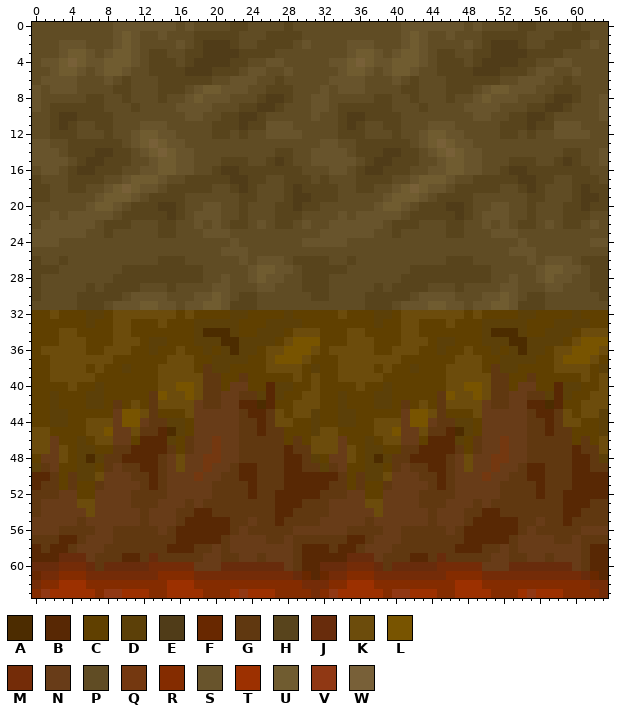
Pixel-art sprite, stored at enginefx/textures-32/pack009/earth_near_lava.png. This is how it looked before the edit.
The file is 64x64 pixels. Colours within 5 levels of each other are drawn and written as one.
Palette (. is transparent): A #4c2c00  B #582804  C #604000  D #5c4008  E #503c18  F #682800  G #603810  H #58441c  J #682c0c  K #6c4c0c  L #785400  M #742c08  N #683c18  P #604c24  Q #743810  R #842c00  S #68542c  T #9c3000  U #705c30  V #903814  W #786038
Pixels before (only the part around the change), first column x 25:
24 PPPPPSSSSSPPPPPPPPPPPPPPPPPPPSPPPPPPPSS
25 PPPPPPPPPPPPPPPPPPPPPPPPPPPPSSSPPPPPPPP
26 SSSPHHHHPPHPPPPPPPPPPHHHPPPPPPSPSSSPHHH
27 UUSSPHHHHHPPPPPPPHHHHHHHHHPPPPPSUUSSPHH
28 USSPPHHHPPPPPPPPHHHHHHHHHHPPSPPSUSSPPHH
29 SSPPPHHHPPPPPHPHHHHPPPHPPPPSSPPPSSPPPHH
30 PPPPPPHHPPPPHHHHHPSSSSPPPSSUSPHHPPPPPPH
31 PPPPPPPPPPPPHHHPSSSUUSSPSSUUSHHHPPPPPPP
32 CCCDCCCCCKCCCDDCKKKKKKKCKCCCCDDCCCCDCCC
33 CDDDDCCCCCCCCDCCKKCCCKCCCDDDDDCCCDDDDCC
34 DDDCKKKCCCKKCCCCKKCCCCCCCDAAADCCDDDCKKK
35 DDCKLLLCCCKKKCCCKKKCDDCCCDDDAADDDDCKLLL
36 CKKLLLKCKKKKKCCKKKCCDCCKCCDCDADDCKKLLLK
37 CKLLLKCCCKKKKKKKCCCCCCKKKCCDDDDCCKLLLKC
38 CKKKKCDCCKKKKCKCCDCCCKKKKCGDDCCCCKKKKCD
39 CCCCKCKCCKKKKKCCCCCCCKKKKKGGCCGCCCCCKCK
40 CBDDCCKCCCCKCCDCCCCCCKKLLKGGCNNCCBDDCCK
41 DBDCCKKCCDCCCDDCCCCCGLKKLKGGNNGGDBDCCKK
42 ABCCKKKCCDCCCDDCGCKCGKKKKNGGNNBBABCCKKK
43 BGKCKKDCCDDCCCCCNLLKGCCCKNNNNNGBBGKCKKD
44 BGKKCCDCCDDCCKKKNLLNGGDDCNNNNNGGBGKKCCD
45 BGGCCCDKKCCCCKKLNNKGGBADCNNNNNGGBGGCCCD
46 GGGCGCKKKNCCDCKKNNCBBBDCGNNQNNGGGGGCGCK
47 GGGBGGKKKNKCDDCCGGBBBBGCGNNQNNGGGGGBGGK
48 GGGBBGDCNNKCDADGGBBBBGNKNNQQNNGGGGGBBGD
49 GGGBBGGDGNCCDDCGNGGBBGNKNNQNNGBBGGGBBGG
50 GGGBBBBBBGCGDDKNNNGGBGNNNQNNGGBBGGGBBBB
51 GGGBBBBBGGCGCCGNNNNGBGNNNNNGGGGBGGGBBBB
52 GGBBBBBGGGNNCCNNNNGGGGNNNNNGGGGBGGBBBBB
53 GGBBBGGGNNNNKKNNNNGGGNNNGNGGGGGGGGBBBGG
54 GGBBGGGGNNNNNKNNNNNGNNNGGBBGGGGGGGBBGGG
55 GGBGGGGNNNNNGNNNNNNGNNNGBBBBBGGNGGBGGGG
After:
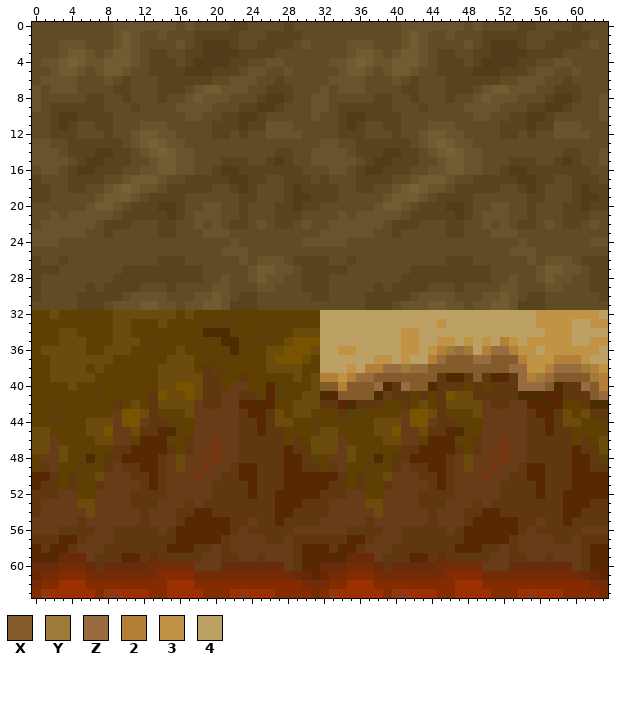
Colours new in this view: X #845c2c  Y #9c7c38  Z #986c40  2 #b48038  3 #c09444  4 #bca064
The commit says: Added dirt side near water/lava for textures missing them (#111)
Edits made:
y 32: x 32..63 CCKCCCDDCKKKKKKKCKCCCCDDCCCCDCCC -> 44444444444444444444444433333334
y 33: x 32..63 CCCCCCDCCKKCCCKCCCDDDDDCCCDDDDCC -> 44444444444443444444444433334433
y 34: x 32..63 CCCKKCCCCKKCCCCCCCDAAADCCDDDCKKK -> 44444444433444444444444443334444
y 35: x 32..63 CCCKKKCCCKKKCDDCCCDDDAADDDDCKLLL -> 44444444433443343434234333334433
y 36: x 32..63 CKKKKKCCKKKCCDCCKCCDCDADDCKKLLLK -> 44334444433432YZY42ZZ23343333334
y 37: x 32..63 CCKKKKKKKCCCCCCKKKCCDDDDCCKLLLKC -> 4444443343442ZXXXZZXXX2333222344
y 38: x 32..63 CCKKKKCKCCDCCCKKKKCGDDCCCCKKKKCD -> 4443422ZZYZZXXXXXXXXXZZ332ZZZY23
y 39: x 32..63 CCKKKKKCCCCCCCKKKKKGGCCGCCCCCKCK -> 2232ZZXXXXXXXGAAGXGABGZ2YZXXXXY2
y 40: x 32..50 CCCCKCCDCCCCCCKKLLK -> XX2XXXZAGZXXBGGGCGC; x 53..63 CNNCCBDDCCK -> GZZZXAGGZX2
y 41: x 32..41 CCDCCCDDCC -> ABXXXXANGG; x 43 C -> G; x 49..50 LK -> GG; x 53..57 NNGGD -> GAAAB; x 59..63 DCCKK -> GGGXZ
y 42: x 32..38 CCDCCCD -> GGBAGGG; x 61..63 KKK -> GAA
y 43: x 34 D -> G; x 36 C -> D; x 62..63 KD -> GG
Pixel boxes of the changes (left, top, right, bottom) in both pictures:
changed: (320, 310, 608, 418)
